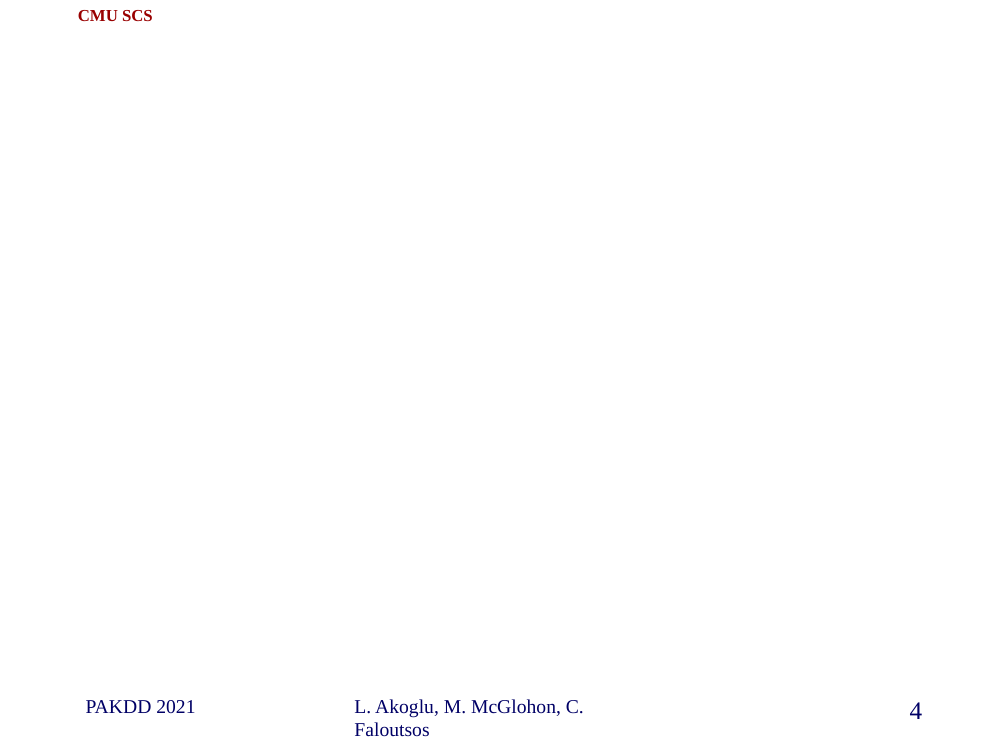
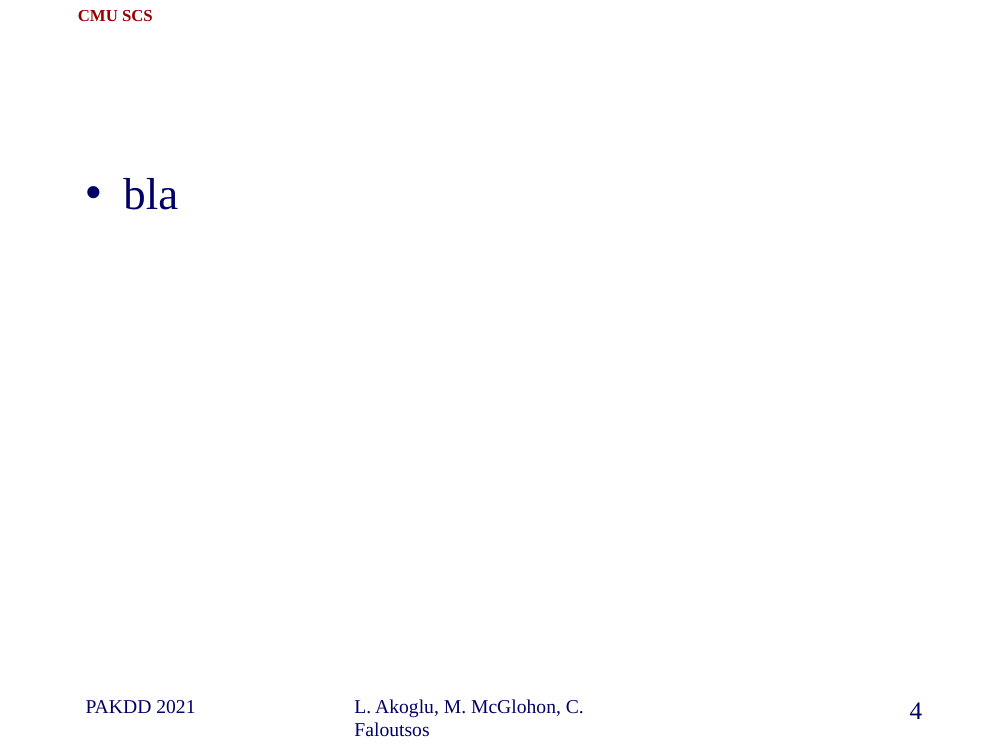
Before and after one commit to cfaloutsos/2021-pakdd-ToT, a slide deck: slide 4 of P2_present_OddBall_ToT.pptx. Drawn at 1008x756 pixels with LibreOffice and Linux fonts; fonts in the diff are those of the drawing; background and template pictures are left out. Boxes give left, top, right and bottom in pixels: in the first picture for what was removed or moved away, otherwise in the second. Text is boxed around its words. In the diff, an @@ line names an element or a change of style, - is before the commit and + after.

Commit message:
’some-message’

```diff
--- a/P2_present_OddBall_ToT.pptx
+++ b/P2_present_OddBall_ToT.pptx
@@ text added at (123, 178, 178, 210), 32 pt, text #000066 @@
+• bla
```
